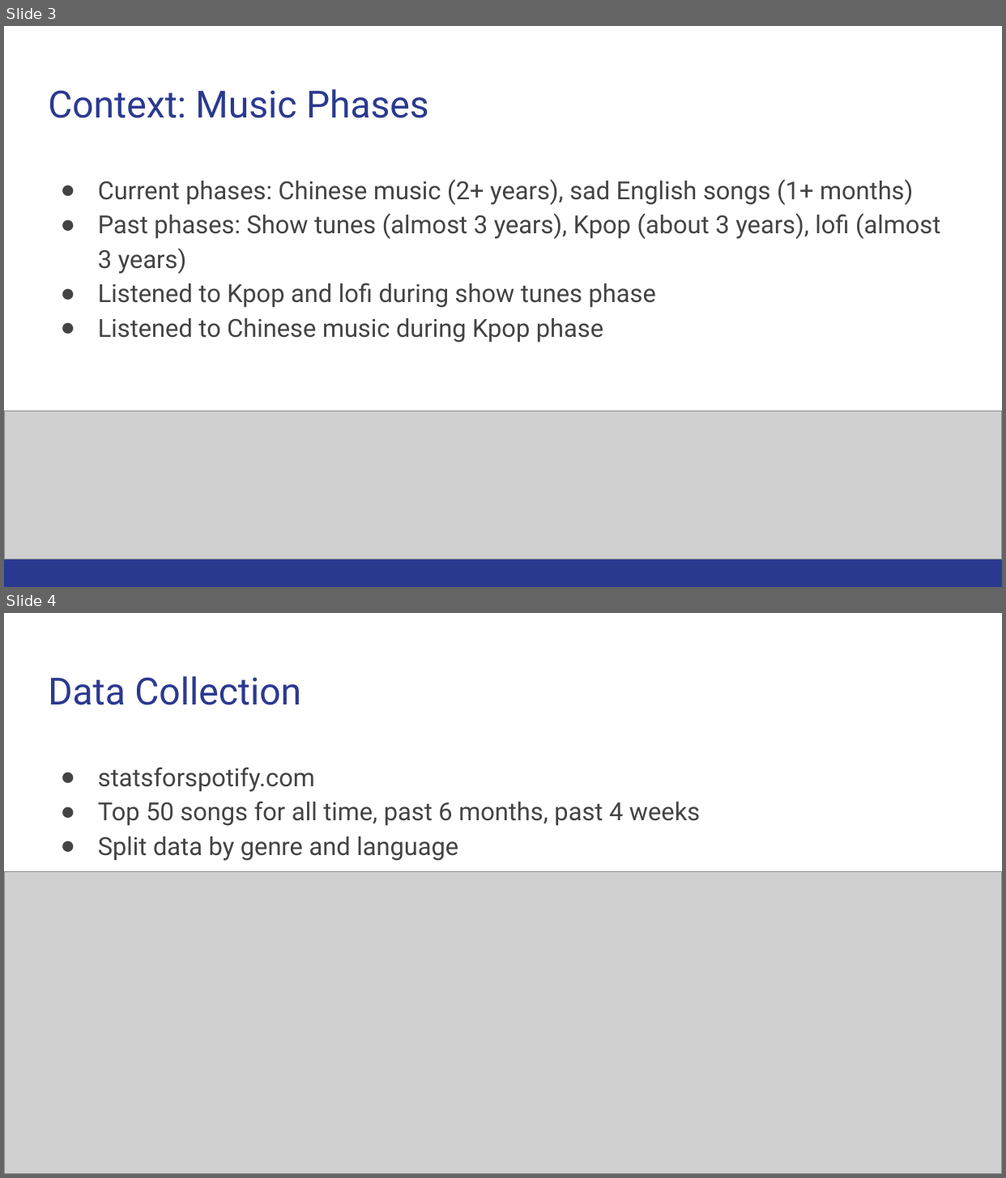
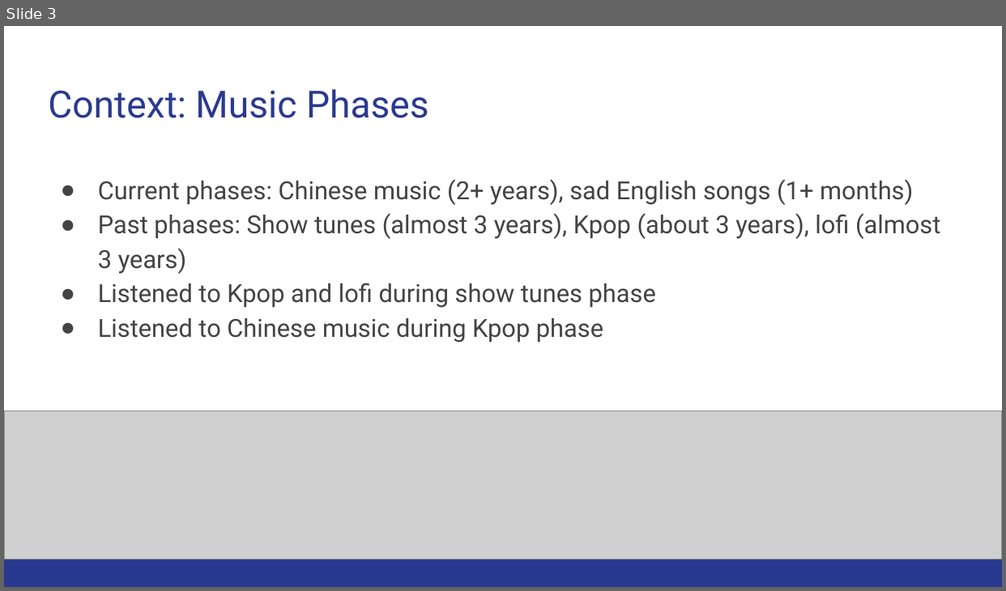
Before and after one commit to chloelinli/image-classification, a slide deck: projects/spotify_listening/presentations/my_music_taste.pptx. Shown one above the other, each under a label of ours: slides 3 and 4 before the commit, slide 3 after it. The pictures are 1006x1178 and 1006x591 pixels, drawn with LibreOffice and Linux fonts; fonts in the diff are those of the drawing; grey boxes stand for pictures. Boxes give left, top, right and bottom in pixels: in the first picture for what was removed or moved away, otherwise in the second. Text is boxed around its words. In the diff, an @@ line names an element or a change of style, - is before the commit and + after.

```diff
--- a/projects/spotify_listening/presentations/my_music_taste.pptx
+++ b/projects/spotify_listening/presentations/my_music_taste.pptx
@@ slide 4 removed at (4, 613, 1002, 1174), background #FFFFFF; not listed: 3 template elements that a slide beside it also shows @@
@@ title removed at (48, 676, 301, 705) @@
-Data Collection
@@ text removed at (98, 767, 700, 861) @@
-● statsforspotify.com
-● Top 50 songs for all time, past 6 months, past 4 weeks
-● Split data by genre and language
@@ picture removed at (4, 871, 1002, 1174) @@
```
Also in this commit, not shown: 6 slides changed, 3 slides added, 3 other slides removed, 1 other file.
